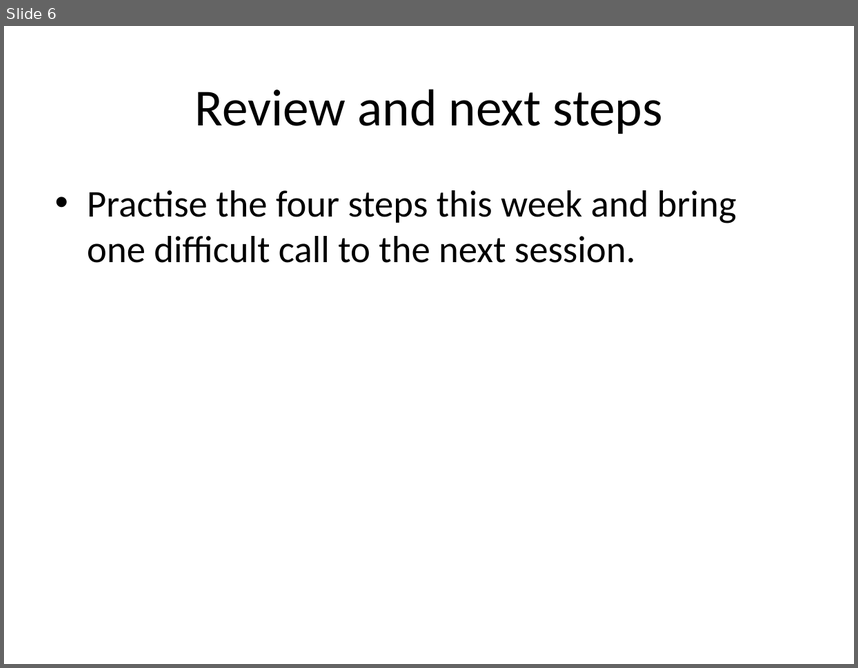
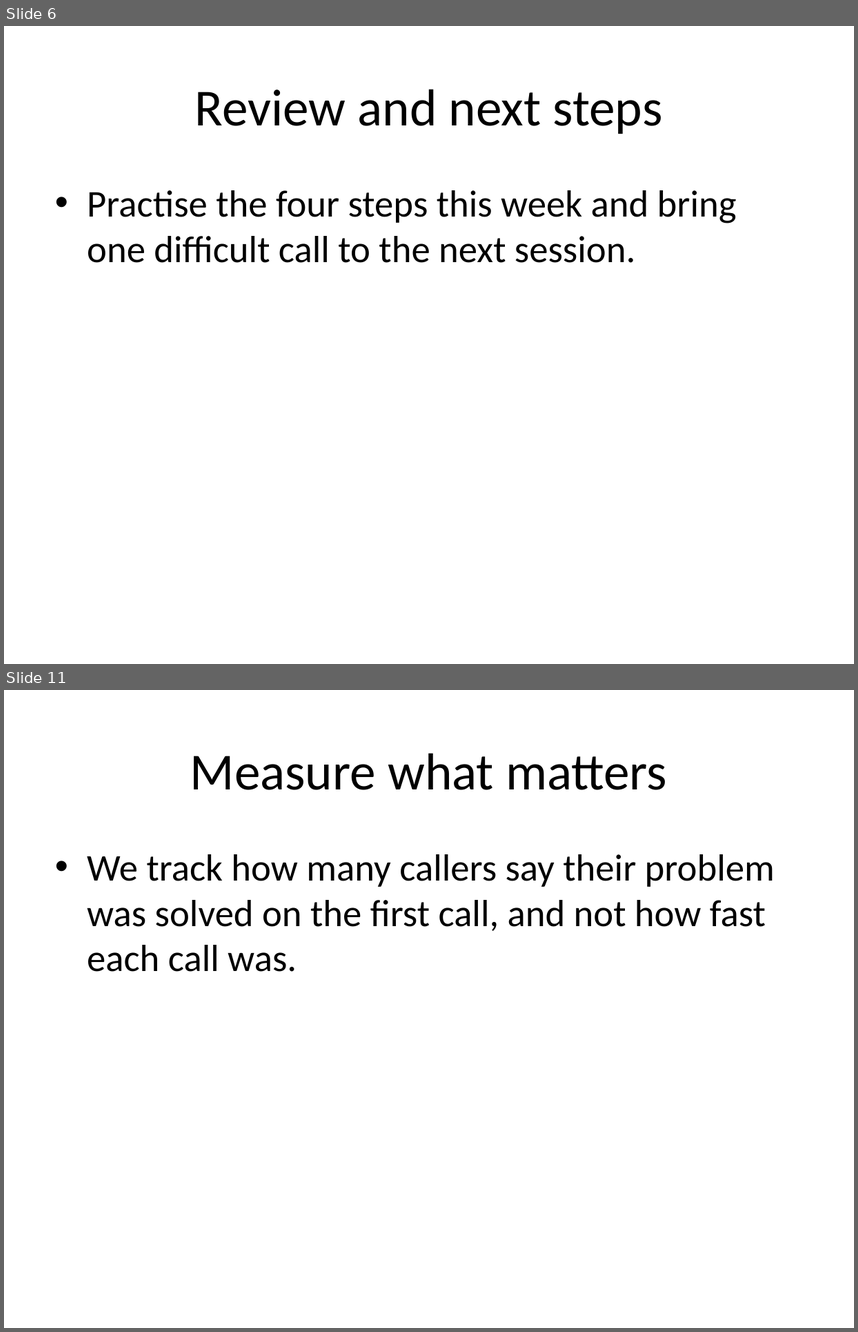
Before and after one commit to pTidke/pdfanchor, a slide deck: references/chunking/generated/deck.pptx. Shown one above the other, each under a label of ours: slide 6 before the commit, slides 6 and 11 after it; the slides between them are not shown. The pictures are 858x668 and 858x1332 pixels, drawn with LibreOffice and Linux fonts; fonts in the diff are those of the drawing. Boxes give left, top, right and bottom in pixels: in the first picture for what was removed or moved away, otherwise in the second. Text is boxed around its words. In the diff, an @@ line names an element or a change of style, - is before the commit and + after.

```diff
--- a/references/chunking/generated/deck.pptx
+++ b/references/chunking/generated/deck.pptx
@@ slide 11 added at (4, 690, 854, 1328), background #FFFFFF @@
@@ title added at (190, 753, 667, 790), 44 pt, text #000000 @@
+Measure what matters
@@ text added at (87, 854, 775, 972), 32 pt, text #000000 @@
+• We track how many callers say their problem was solved on the first call, and not how fast each call was.
```
Also in this commit, not shown: 4 other slides added, 8 other files.
